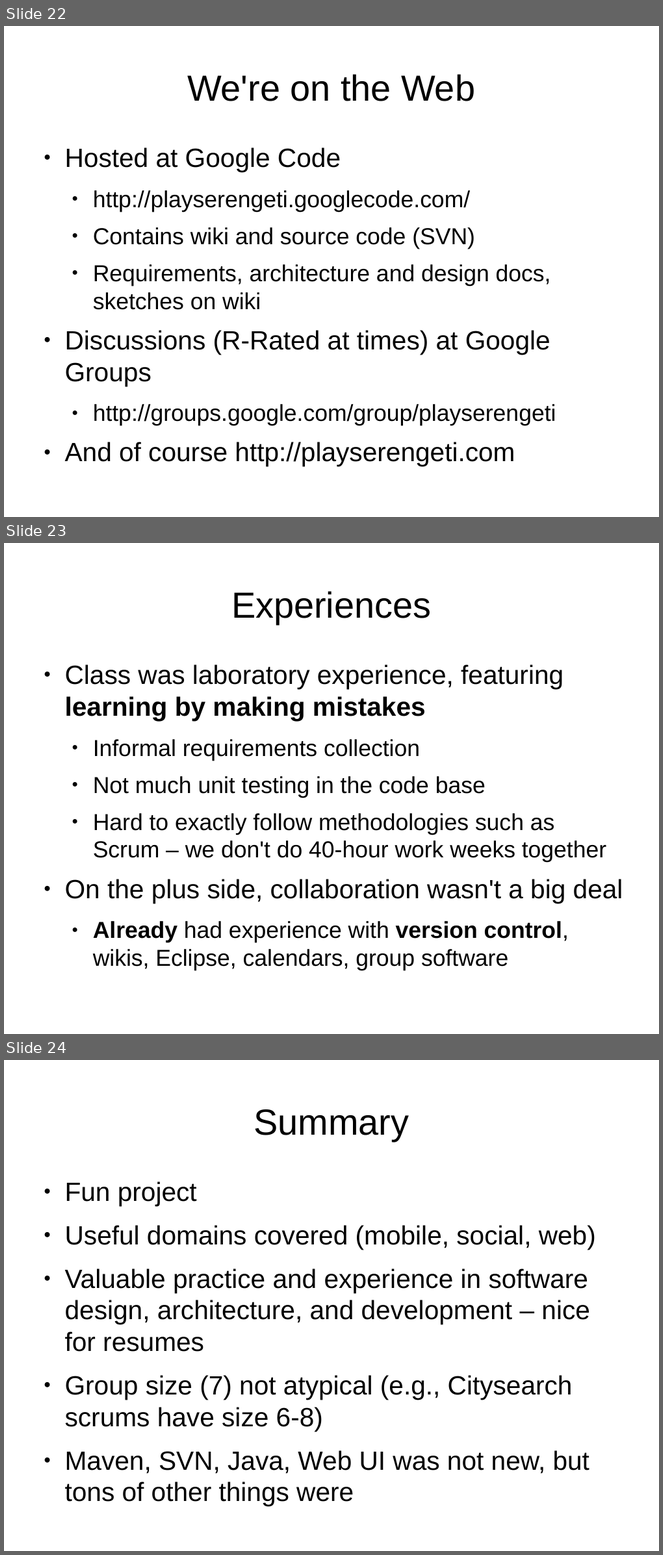
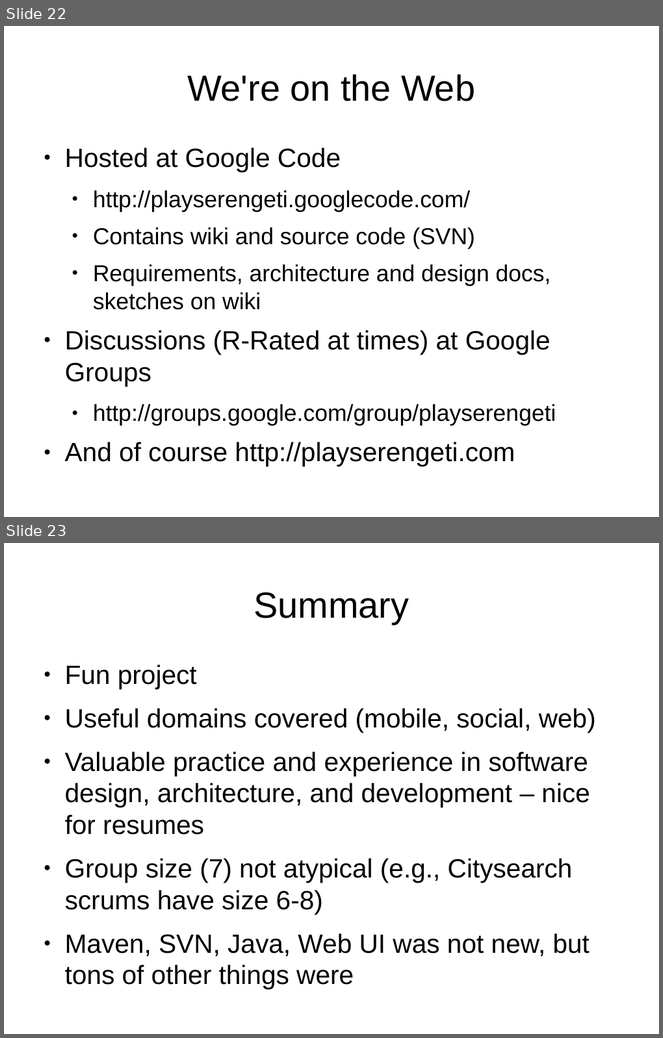
Before and after one commit to lmucs/playserengeti, a slide deck: serengeti/src/site/serengeti.odp. Shown one above the other, each under a label of ours: slides 22, 23 and 24 before the commit, slides 22 and 23 after it. The pictures are 663x1555 and 663x1038 pixels, drawn with LibreOffice and Linux fonts; fonts in the diff are those of the drawing. Boxes give left, top, right and bottom in pixels: in the first picture for what was removed or moved away, otherwise in the second. Text is boxed around its words. In the diff, an @@ line names an element or a change of style, - is before the commit and + after.

```diff
--- a/serengeti/src/site/serengeti.odp
+++ b/serengeti/src/site/serengeti.odp
@@ slide 23 removed at (x1=4, y1=543, x2=659, y2=1034), background #FFFFFF @@
@@ title removed at (x1=232, y1=591, x2=431, y2=624) @@
-Experiences
@@ text removed at (x1=65, y1=665, x2=623, y2=971) @@
-● Class was laboratory experience, featuring learning by making mistakes
-  ● Informal requirements collection
-  ● Not much unit testing in the code base
-  ● Hard to exactly follow methodologies such as Scrum – we don't do 40-hour work weeks together
-● On the plus side, collaboration wasn't a big deal
-  ● Already had experience with version control, wikis, Eclipse, calendars, group software
@@ what was slide 24 is now slide 23 @@
```
Also in this commit, not shown: 4 slides changed, 1 slide added, 1 other slide removed.
